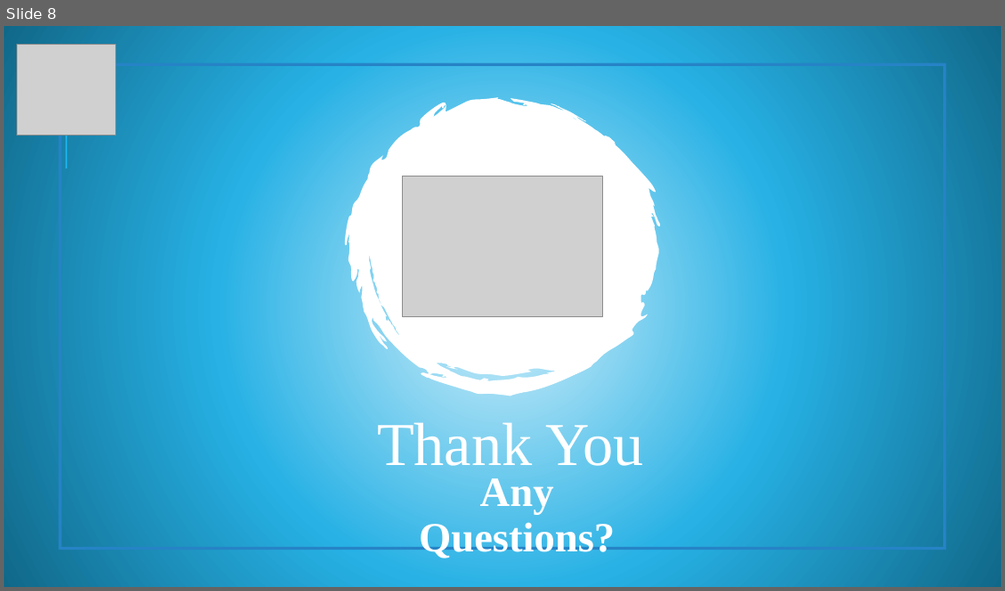
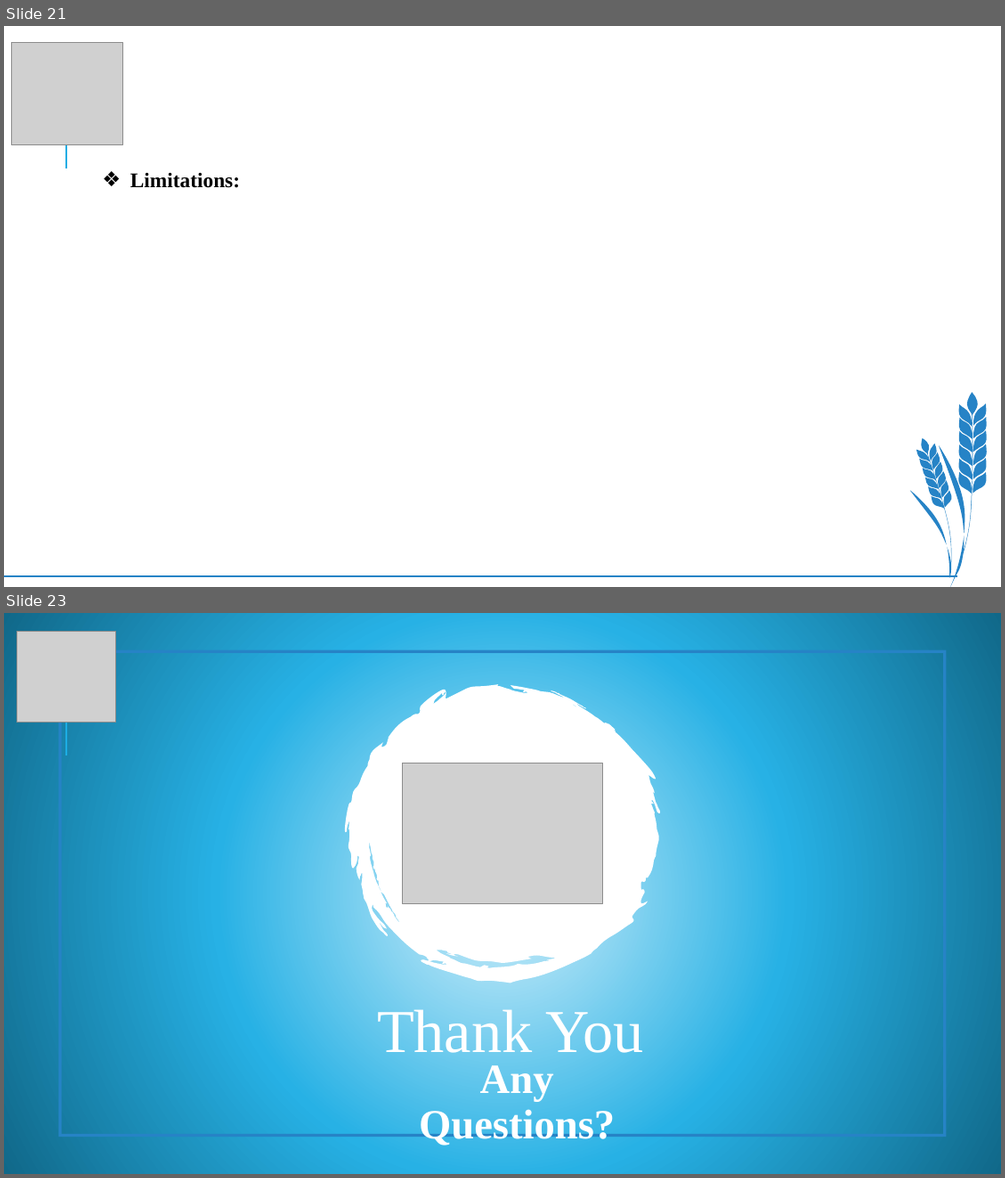
Before and after one commit to DSCI-6602-EDA-Project/EDA, a slide deck: Doctors_by_countries.pptx. Shown one above the other, each under a label of ours: slide 8 before the commit, slides 21 and 23 after it; the slides between them are not shown. The pictures are 1005x591 and 1005x1178 pixels, drawn with LibreOffice and Linux fonts; fonts in the diff are those of the drawing; grey boxes stand for pictures. Boxes give left, top, right and bottom in pixels: in the first picture for what was removed or moved away, otherwise in the second. Text is boxed around its words. In the diff, an @@ line names an element or a change of style, - is before the commit and + after.

```diff
--- a/Doctors_by_countries.pptx
+++ b/Doctors_by_countries.pptx
@@ slide 21 added at [4, 26, 1001, 587], background #FFFFFF; not listed: 1 template element that a slide beside it also shows @@
@@ picture added at [11, 42, 122, 145] @@
@@ text added at [130, 173, 240, 188], 20 pt, text #000000, bold @@
+❖ Limitations:
@@ freeform shape added at [910, 392, 987, 587], fill #2683C6 @@
@@ line added from (4, 576) to (957, 576), #2683C6 1.75 pt @@
@@ what was slide 8 is now slide 23 @@
```
Also in this commit, not shown: 6 slides changed, 14 other slides added.
